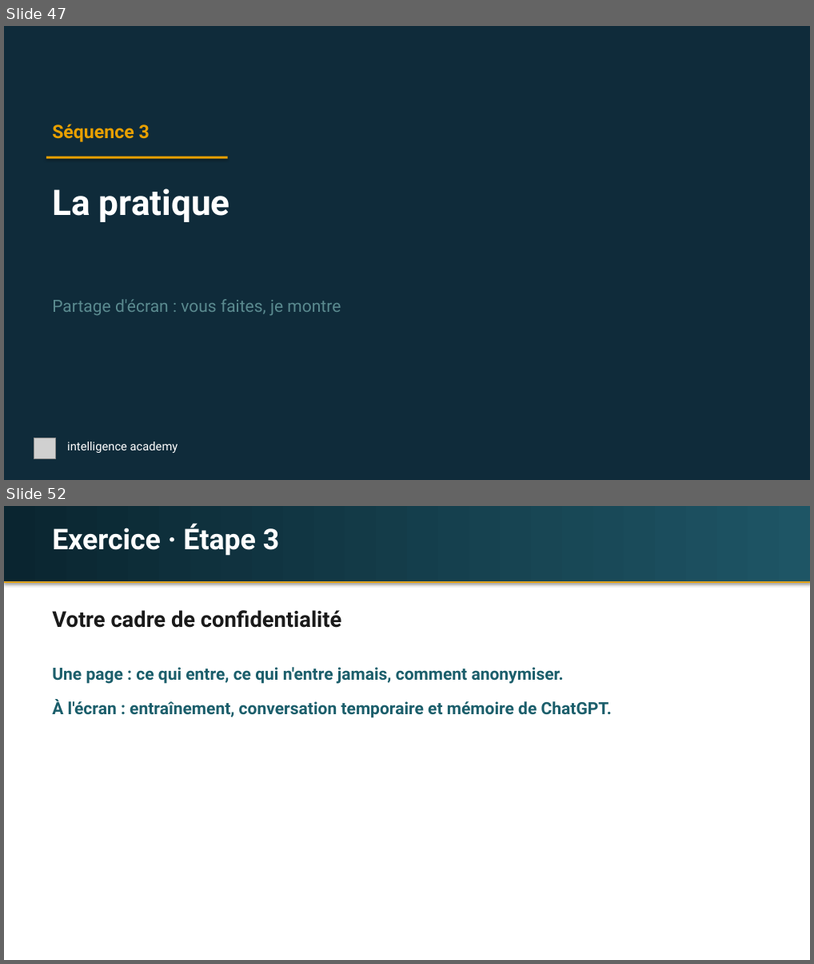
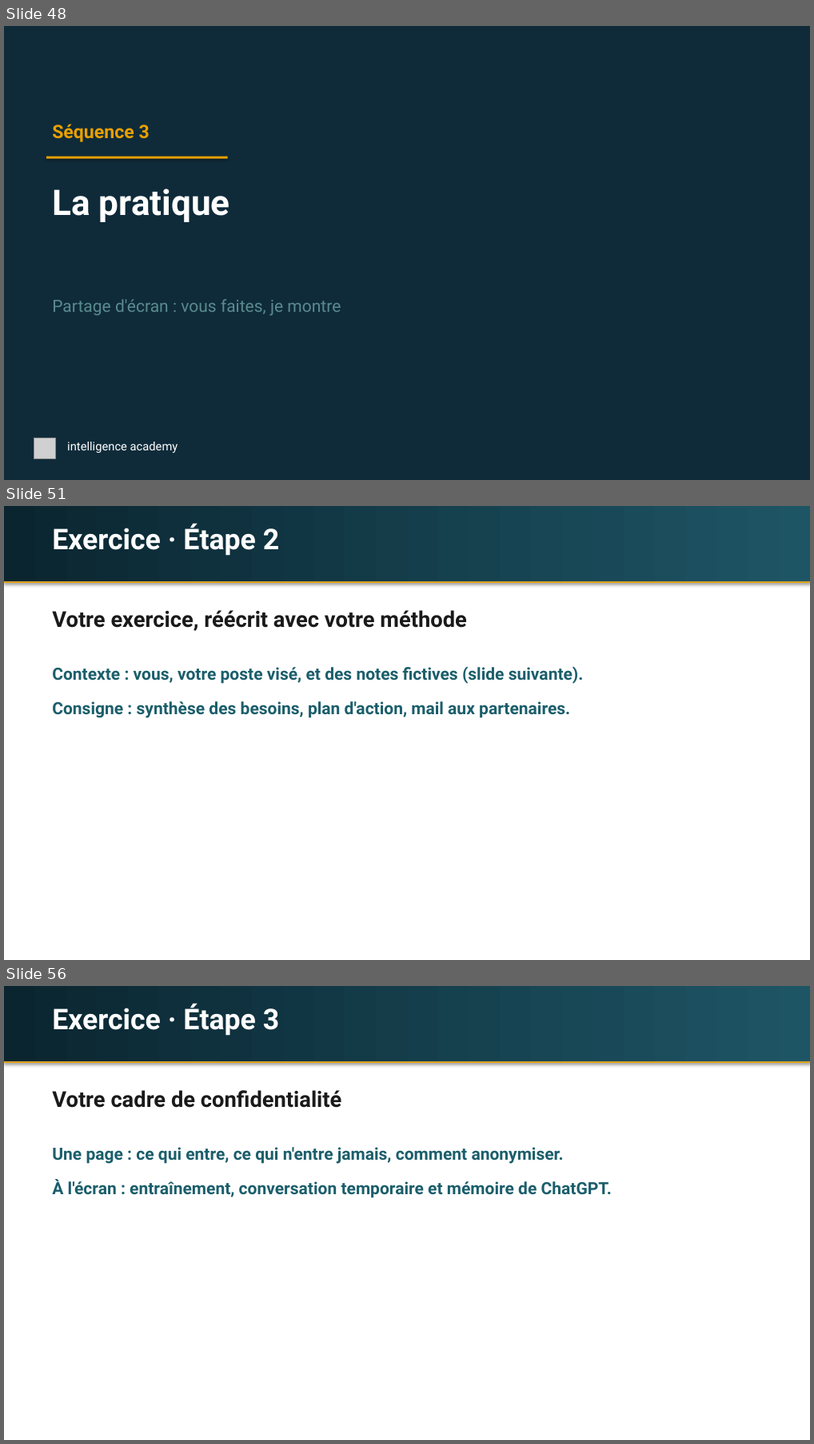
Before and after one commit to idrispjsalvi/claude-hub, a slide deck: espaces/intelligence-academy/seances/laurence-saulais/laurence-saulais-s1-fondamentaux.pptx. Shown one above the other, each under a label of ours: slides 47 and 52 before the commit, slides 48, 51 and 56 after it; the slides between them are not shown. The pictures are 814x964 and 814x1444 pixels, drawn with LibreOffice and Linux fonts; fonts in the diff are those of the drawing; grey boxes stand for pictures. Boxes give left, top, right and bottom in pixels: in the first picture for what was removed or moved away, otherwise in the second. Text is boxed around its words. In the diff, an @@ line names an element or a change of style, - is before the commit and + after.

```diff
--- a/espaces/intelligence-academy/seances/laurence-saulais/laurence-saulais-s1-fondamentaux.pptx
+++ b/espaces/intelligence-academy/seances/laurence-saulais/laurence-saulais-s1-fondamentaux.pptx
@@ slide 51 added at (x1=4, y1=506, x2=810, y2=960), background #FFFFFF @@
@@ rectangle added at (x1=4, y1=506, x2=810, y2=582), fill gradient #0A2530 to #1E5565 @@
@@ text added at (x1=52, y1=523, x2=279, y2=556), 34 pt, text #FFFFFF, bold @@
+Exercice · Étape 2
@@ rectangle added at (x1=4, y1=582, x2=810, y2=583), fill #E8A000 @@
@@ text added at (x1=52, y1=610, x2=466, y2=631), 26 pt, text #1A1A1A, bold @@
+Votre exercice, réécrit avec votre méthode
@@ text added at (x1=52, y1=666, x2=584, y2=684), 20 pt, text #1B5E6B, bold @@
+Contexte : vous, votre poste visé, et des notes fictives (slide suivante).
@@ text added at (x1=52, y1=701, x2=570, y2=718), 20 pt, text #1B5E6B, bold @@
+Consigne : synthèse des besoins, plan d'action, mail aux partenaires.
@@ what was slide 47 is now slide 48 @@
@@ what was slide 52 is now slide 56 @@
```
Also in this commit, not shown: 11 slides changed, 6 other slides added, 3 slides removed, 1 other file.
